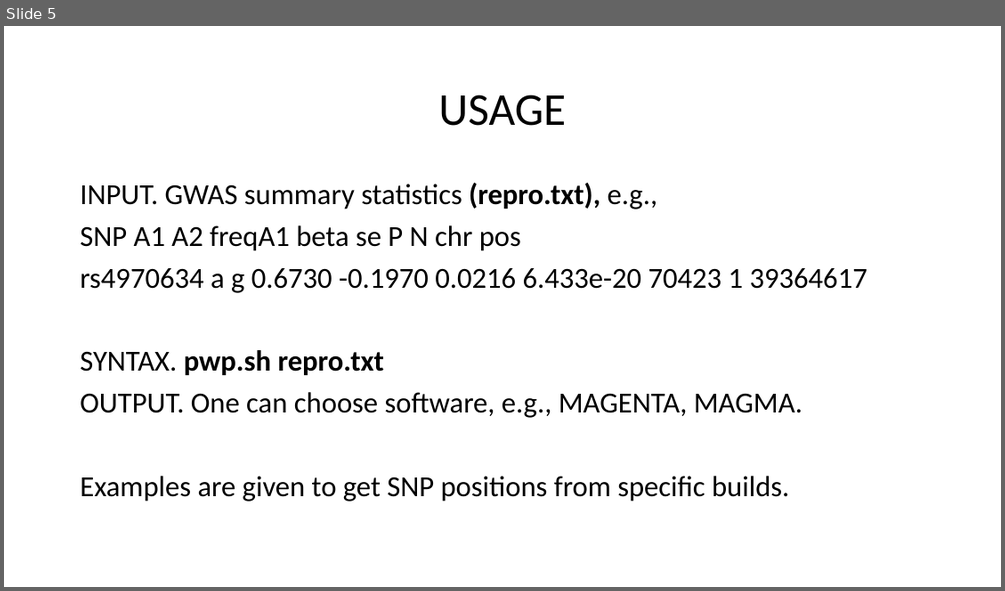
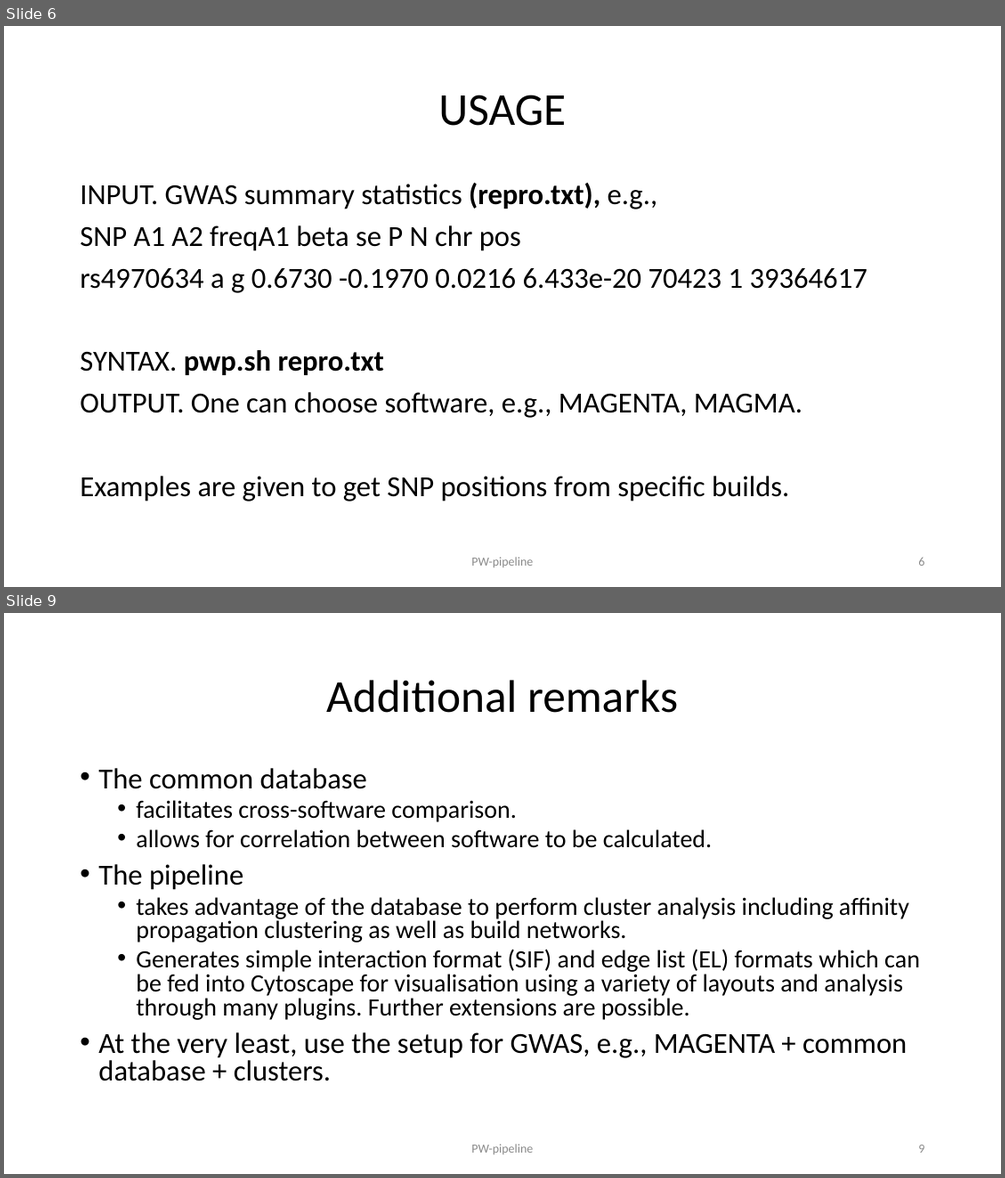
Before and after one commit to jinghuazhao/PW-pipeline, a slide deck: README.pptx. Shown one above the other, each under a label of ours: slide 5 before the commit, slides 6 and 9 after it; the slides between them are not shown. The pictures are 1005x591 and 1005x1178 pixels, drawn with LibreOffice and Linux fonts; fonts in the diff are those of the drawing. Boxes give left, top, right and bottom in pixels: in the first picture for what was removed or moved away, otherwise in the second. Text is boxed around its words. In the diff, an @@ line names an element or a change of style, - is before the commit and + after.

```diff
--- a/README.pptx
+++ b/README.pptx
@@ slide 9 added at [4, 613, 1001, 1174], background #FFFFFF @@
@@ title added at [326, 680, 678, 713], 44 pt, text #000000 @@
+Additional remarks
@@ text added at [98, 768, 920, 1081], 24 pt, text #000000 @@
+• The common database
+  • facilitates cross-software comparison.
+  • allows for correlation between software to be calculated.
+• The pipeline
+  • takes advantage of the database to perform cluster analysis including affinity propagation clustering as well as build networks.
+  • Generates simple interaction format (SIF) and edge list (EL) formats which can be fed into Cytoscape for visualisation using a variety of layouts and analysis through many plugins. Further extensions are possible.
+• At the very least, use the setup for GWAS, e.g., MAGENTA + common database + clusters.
@@ text added at [471, 1143, 533, 1154], 12 pt, text #8C8C8C @@
+PW-pipeline
@@ page number added at [918, 1144, 924, 1152], 12 pt, text #8C8C8C @@
+9
@@ what was slide 5 is now slide 6 @@
@@ slide 6 changed as well @@
@@ text added at [471, 556, 533, 567], 12 pt, text #8C8C8C @@
+PW-pipeline
@@ page number added at [918, 557, 924, 565], 12 pt, text #8C8C8C @@
+6
```
Also in this commit, not shown: 5 other slides changed, 3 other slides added, 1 slide removed.
